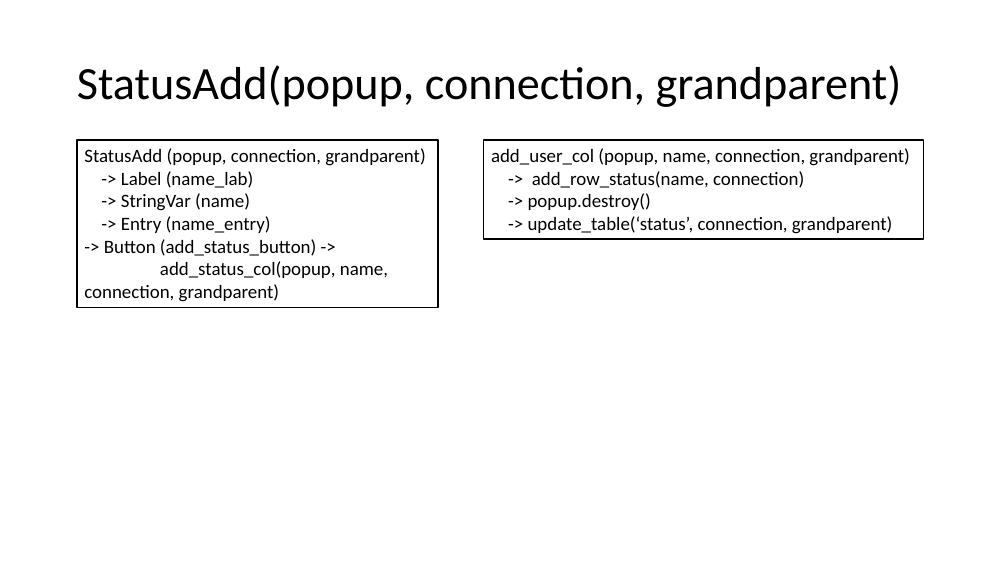
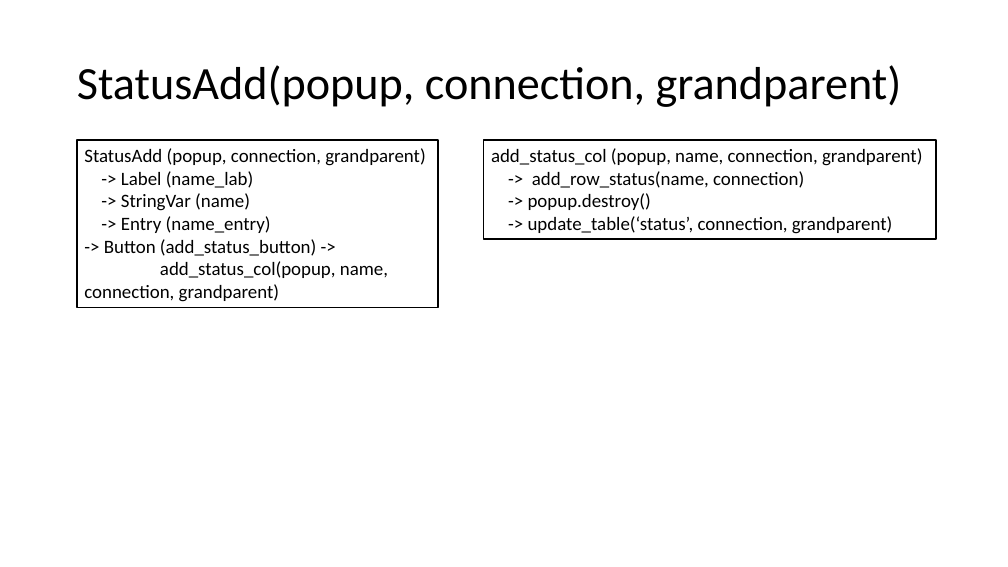
Before and after one commit to jcorain/CollaSci, a slide deck: slide 12 of GUI_schema.pptx. Drawn at 1008x567 pixels with LibreOffice and Linux fonts; fonts in the diff are those of the drawing. Boxes give left, top, right and bottom in pixels: in the first picture for what was removed or moved away, otherwise in the second. Text is boxed around its words. In the diff, an @@ line names an element or a change of style, - is before the commit and + after.

```diff
--- a/GUI_schema.pptx
+++ b/GUI_schema.pptx
@@ rectangle "add_status_col (popup, name, connection, grandparent)": place and size @@
-rectangle "add_status_col (popup, name, connection, grandparent)" at [484,140,924,239]
+rectangle "add_status_col (popup, name, connection, grandparent)" at [484,140,937,239]
@@ text in rectangle at [491,148,922,166]: text changed @@
-add_user_col (popup, name, connection, grandparent)
+add_status_col (popup, name, connection, grandparent)
```
Also in this commit, not shown: 3 other slides changed, 3 slides added, 3 other files.
